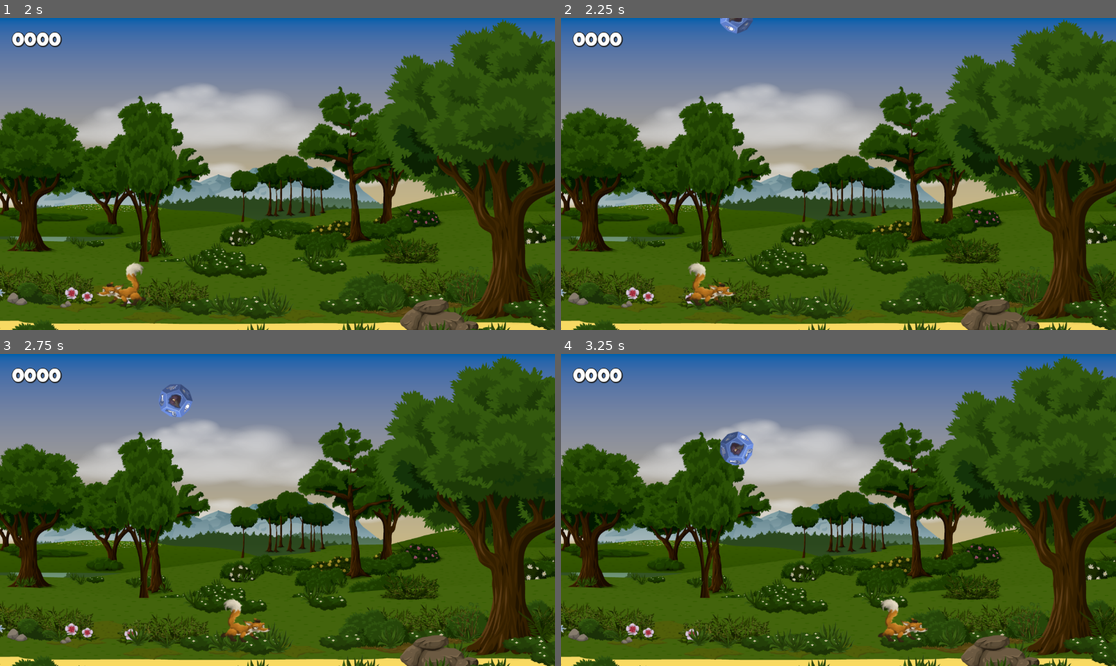
Above: before the commit, frames 1-4 (two rows, left to right).
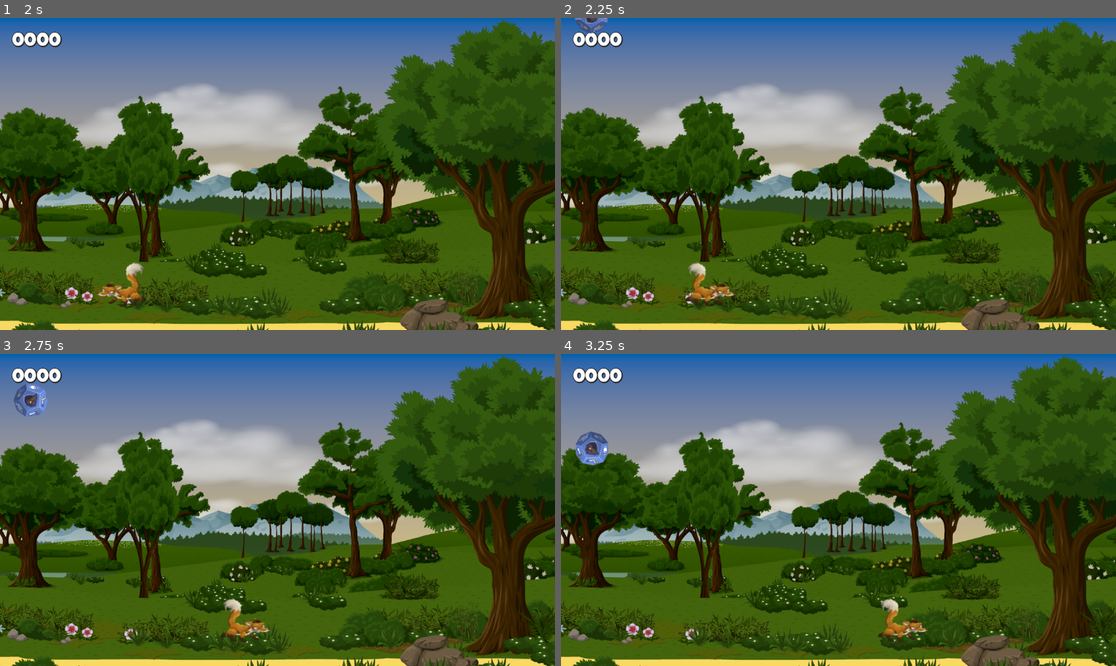
Above: after the commit, the same moments.

Repository: shiojojo/dice-catcher
Game: Godot game, scene res://Scenes/game.tscn
Two runs of this game, one before a commit and one after it. Both use one fixed random seed, a clock stepped at 60 frames per second and the inputs below.
Inputs:
- Up to frame 1 (2 s): tap Enter at 0.5 s; hold Right (ui_right) 0.53-1.28 s; hold Left (ui_left) from 1.28 s (still down)
- Up to frame 2 (2.25 s): release Left (ui_left) at 2.03 s; hold Right (ui_right) from 2.03 s (still down)
- Up to frame 3 (2.75 s): keep holding Right (ui_right)
- Up to frame 4 (3.25 s): keep holding Right (ui_right)

Frame 1 is identical in both runs. In frame 2, 0.4% of the frame differs, in the area x 2-35%, y 0-6%; in frame 3, 0.8%; in frame 4, 1.0%, in the area x 2-35%, y 24-36%.

Commit message:
refactor Dice and Fox nodes; streamline variable naming and improve signal connections

Diff:
--- a/Scenes/dice.gd
+++ b/Scenes/dice.gd
@@ -3,31 +3,20 @@
 
 signal game_over
 
-@export var SPEED: float = 200.0
-@export var ROTATION_SPEED: float = 3.0
-@export var BOTTOM_MARGIN: float = 0.0
+@export var speed: float = 200.0
+@export var rotation_speed: float = 3.0
+@export var bottom_margin: float = 0.0
 
 
-# Called when the node enters the scene tree for the first time.
 func _ready() -> void:
-	var rng = RandomNumberGenerator.new()
-	rng.randomize()
-	# Randomly choose rotation direction (clockwise or counter-clockwise)
-	if rng.randi_range(0, 1) == 0:
-		ROTATION_SPEED = - abs(ROTATION_SPEED)
-	else:
-		ROTATION_SPEED = abs(ROTATION_SPEED)
+	rotation_speed *= [-1, 1].pick_random()
 
 
-# Physics step (fixed timestep) — use for movement with collisions.
 func _physics_process(delta: float) -> void:
-	position.y += SPEED * delta
-	rotate(ROTATION_SPEED * delta)
-	_check_game_over()
+	position.y += speed * delta
+	rotate(rotation_speed * delta)
 
-func _check_game_over() -> void:
-	var visible_rect := get_viewport().get_visible_rect()
-	var bottom_y := visible_rect.end.y
-	if position.y > bottom_y + BOTTOM_MARGIN:
-		emit_signal("game_over")
+	var bottom_y := get_viewport().get_visible_rect().end.y
+	if position.y > bottom_y + bottom_margin:
+		game_over.emit()
 		queue_free()
--- a/Scenes/fox.gd
+++ b/Scenes/fox.gd
@@ -6,29 +6,27 @@
 @export var speed: float = 400.0
 
 
-# Called when the node enters the scene tree for the first time.
-func _ready() -> void:
-	# connect area_entered so we can detect when a Dice enters the fox area
-	connect("area_entered", Callable(self , "_on_area_entered"))
+@onready var sprite: Sprite2D = $Sprite2D
+@onready var audio: AudioStreamPlayer2D = $AudioStreamPlayer2D
 
 
-# Physics step — move with collisions handled by Area2D overlap checks
+func _ready() -> void:
+	area_entered.connect(_on_area_entered)
+
+
 func _physics_process(delta: float) -> void:
 	var dir := Input.get_axis("ui_left", "ui_right")
 	position.x += dir * speed * delta
-	# flip sprite horizontally when moving right — ignore near-zero with is_zero_approx
-	if has_node("Sprite2D") and $Sprite2D is Sprite2D:
-		if not is_zero_approx(dir):
-			$Sprite2D.flip_h = dir > 0
-	# keep fox inside viewport
+
+	if not is_zero_approx(dir):
+		sprite.flip_h = dir > 0
+
 	var vr := get_viewport().get_visible_rect()
 	position.x = clamp(position.x, vr.position.x, vr.end.x)
 
 
 func _on_area_entered(area: Area2D) -> void:
-	# When a Dice enters the fox area, play eating sound and remove the dice
 	if area is Dice:
-		if has_node("AudioStreamPlayer2D") and $AudioStreamPlayer2D is AudioStreamPlayer2D:
-			$AudioStreamPlayer2D.play()
-		emit_signal("ate_dice", 1)
+		audio.play()
+		ate_dice.emit(1)
 		area.queue_free()
--- a/Scenes/game.gd
+++ b/Scenes/game.gd
@@ -1,77 +1,55 @@
 extends Node2D
-
 
 const DiceScene: PackedScene = preload("res://Scenes/dice.tscn")
 
-var rng := RandomNumberGenerator.new()
 var score: int = 0
 const SPAWN_MARGIN: int = 50
 
-# Cached node references for clarity and to avoid repeated lookups.
-@onready var spawn_timer: Timer = get_node("Pausable/SpawnTimer") as Timer
-@onready var fox_node: fox = get_node("Pausable/Fox") as fox
-@onready var music: AudioStreamPlayer = get_node("Music") as AudioStreamPlayer
-@onready var go_player: AudioStreamPlayer = get_node("GameOver") as AudioStreamPlayer
+@onready var spawn_timer: Timer = $Pausable/SpawnTimer
+@onready var fox_node: fox = $Pausable/Fox
+@onready var music: AudioStreamPlayer = $Music
+@onready var go_player: AudioStreamPlayer = $GameOver
 @onready var score_label: Label = $ScoreLabel
-@onready var pausable: Node = get_node("Pausable") as Node
+@onready var pausable: Node = $Pausable
 
 
 func _ready() -> void:
-	rng.randomize()
-
-	# Connect spawn timer.
-	spawn_timer.connect("timeout", Callable(self , "_spawn_dice"))
-
-	# Connect fox signal.
-	fox_node.connect("ate_dice", Callable(self , "_on_fox_ate_dice"))
-
+	spawn_timer.timeout.connect(_spawn_dice)
+	fox_node.ate_dice.connect(_on_fox_ate_dice)
 	_update_score_label()
 
 
 func spawn_dice_at(spawn_pos: Vector2) -> Dice:
-	var dice := DiceScene.instantiate() as Dice
-	# place as global so parent doesn't affect intended spawn coordinates
+	var dice := DiceScene.instantiate()
 	dice.global_position = spawn_pos
-	dice.connect("game_over", Callable(self , "_on_dice_game_over"))
+	dice.game_over.connect(_on_dice_game_over)
 	pausable.add_child(dice)
 	return dice
 
 
 func _spawn_dice() -> void:
-	var visible_rect := get_viewport().get_visible_rect()
-	var min_x = int(visible_rect.position.x)
-	var max_x = int(visible_rect.end.x)
-	var left = min_x + SPAWN_MARGIN
-	var right = max_x - SPAWN_MARGIN
+	var vr := get_viewport().get_visible_rect()
+	var left := int(vr.position.x) + SPAWN_MARGIN
+	var right := int(vr.end.x) - SPAWN_MARGIN
+
 	if left > right:
-		left = min_x
-		right = max_x
-	var x = rng.randi_range(left, right)
-	var pos = Vector2(x, visible_rect.position.y - SPAWN_MARGIN)
+		left = int(vr.position.x)
+		right = int(vr.end.x)
+
+	var x := randi_range(left, right)
+	var pos := Vector2(x, vr.position.y - SPAWN_MARGIN)
 	spawn_dice_at(pos)
 
 
 func _on_dice_game_over() -> void:
 	music.stop()
 	go_player.play()
-
-	pause_all()
-
-
-func pause_all() -> void:
-	# Pause the whole scene tree; nodes with `pause_mode = Node.PAUSE_MODE_PROCESS` keep running (e.g. UI)
 	get_tree().paused = true
 
 
-func resume_all() -> void:
-	# Resume the whole scene tree
-	get_tree().paused = false
-
-
-func _process(_delta: float) -> void:
-	if Input.is_action_just_pressed("restart"):
-		# Ensure the tree is resumed so timers and nodes restart correctly
-		resume_all()
+func _input(event: InputEvent) -> void:
+	if event.is_action_pressed("restart"):
+		get_tree().paused = false
 		get_tree().reload_current_scene()
 
 
@@ -81,5 +59,4 @@
 
 
 func _update_score_label() -> void:
-	if score_label:
-		score_label.text = "%04d" % score
+	score_label.text = "%04d" % score
